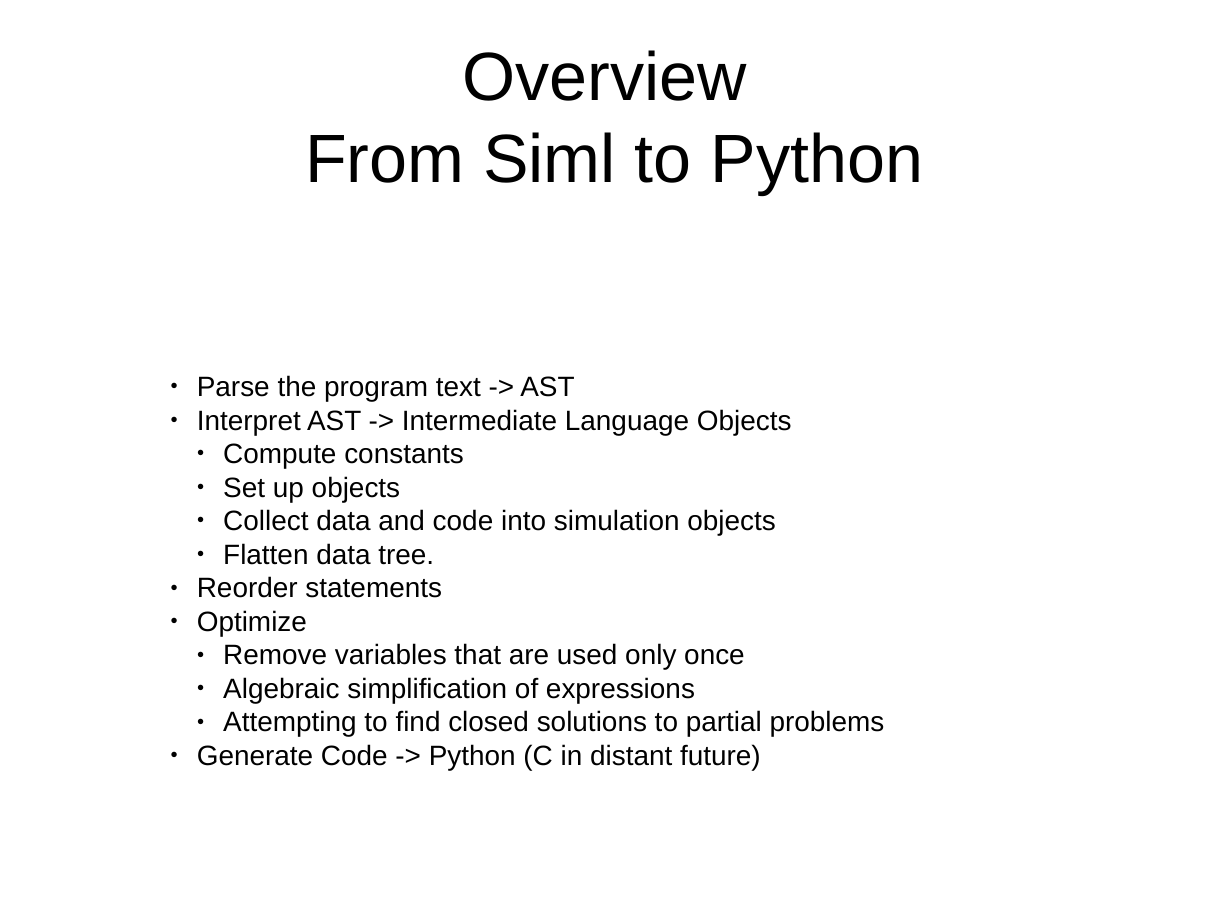
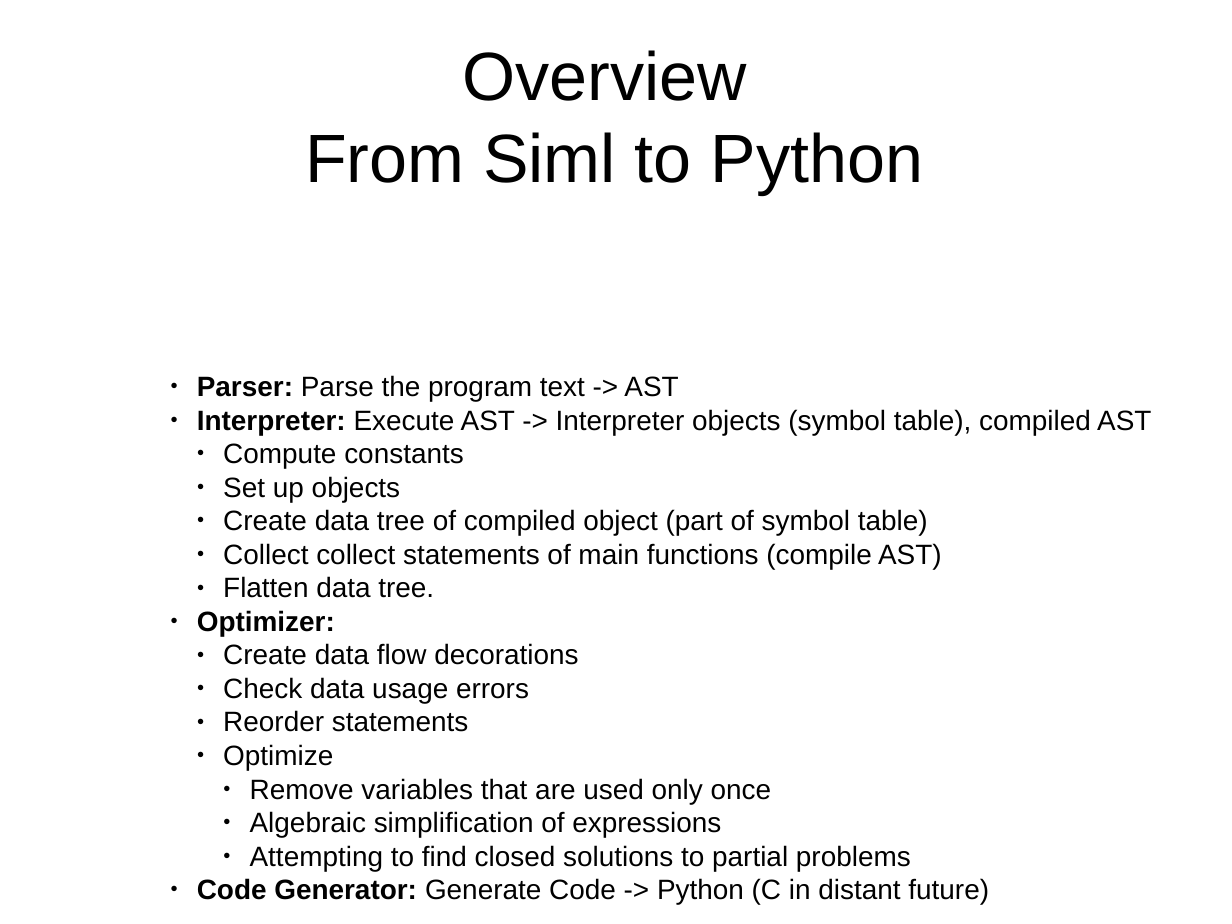
Before and after one commit to eike-welk/freeode, a slide deck: slide 5 of freeode_py/SIML Compiler Outline.odp (slide 7 before the commit). Drawn at 1232x924 pixels with LibreOffice and Linux fonts; fonts in the diff are those of the drawing. Boxes give left, top, right and bottom in pixels: in the first picture for what was removed or moved away, otherwise in the second. Text is boxed around its words. In the diff, an @@ line names an element or a change of style, - is before the commit and + after.

```diff
--- a/freeode_py/SIML Compiler Outline.odp
+++ b/freeode_py/SIML Compiler Outline.odp
@@ text at box(197, 375, 1151, 435): text changed @@
-● Parse the program text -> AST
-● Interpret AST -> Intermediate Language Objects
+● Parser: Parse the program text -> AST
+● Interpreter: Execute AST -> Interpreter objects (symbol table), compiled AST
@@ text at box(223, 509, 942, 569): text changed @@
-  ● Collect data and code into simulation objects
+  ● Create data tree of compiled object (part of symbol table)
+  ● Collect collect statements of main functions (compile AST)
@@ text at box(197, 610, 578, 703): paragraphs added @@
+● Optimizer:
+  ● Create data flow decorations
+  ● Check data usage errors
@@ text at box(223, 710, 911, 871): list level 1 to 2 in "Reorder statements"; list level 1 to 2 in "Optimize"; list level 2 to 3 in "Remove variables that are used ..."; list level 2 to 3 in "Algebraic simplification of expressions"; list level 2 to 3 in "Attempting to find closed solutions ..." @@
@@ text at box(197, 878, 989, 904): text changed @@
-● Generate Code -> Python (C in distant future)
+● Code Generator: Generate Code -> Python (C in distant future)
```
Also in this commit, not shown: 5 other slides changed, 3 slides added, 2 slides removed, 1 other file.
